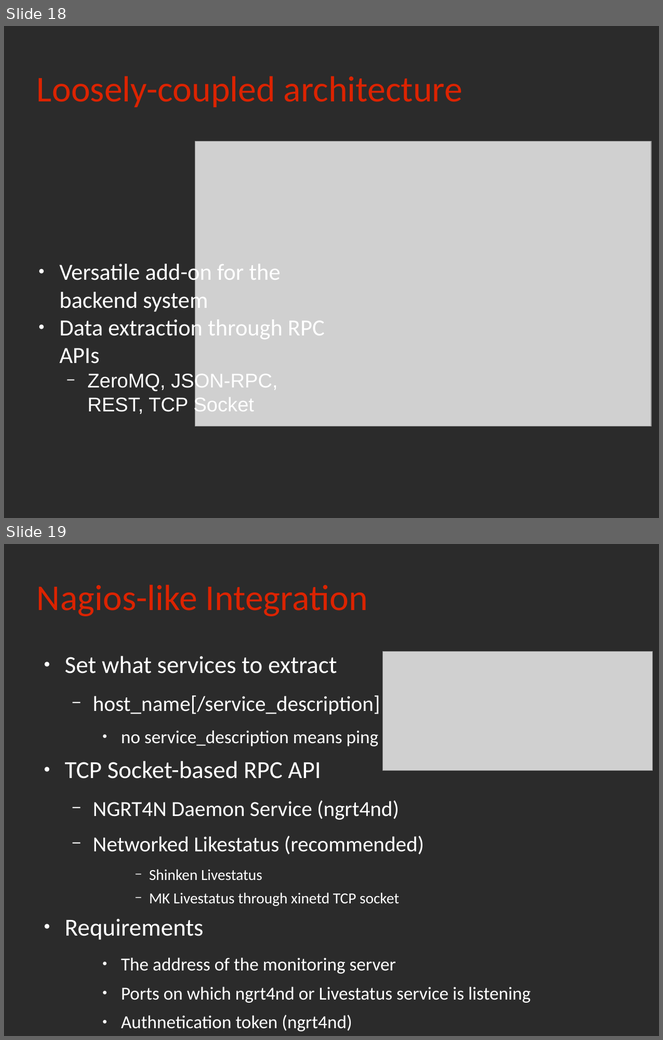
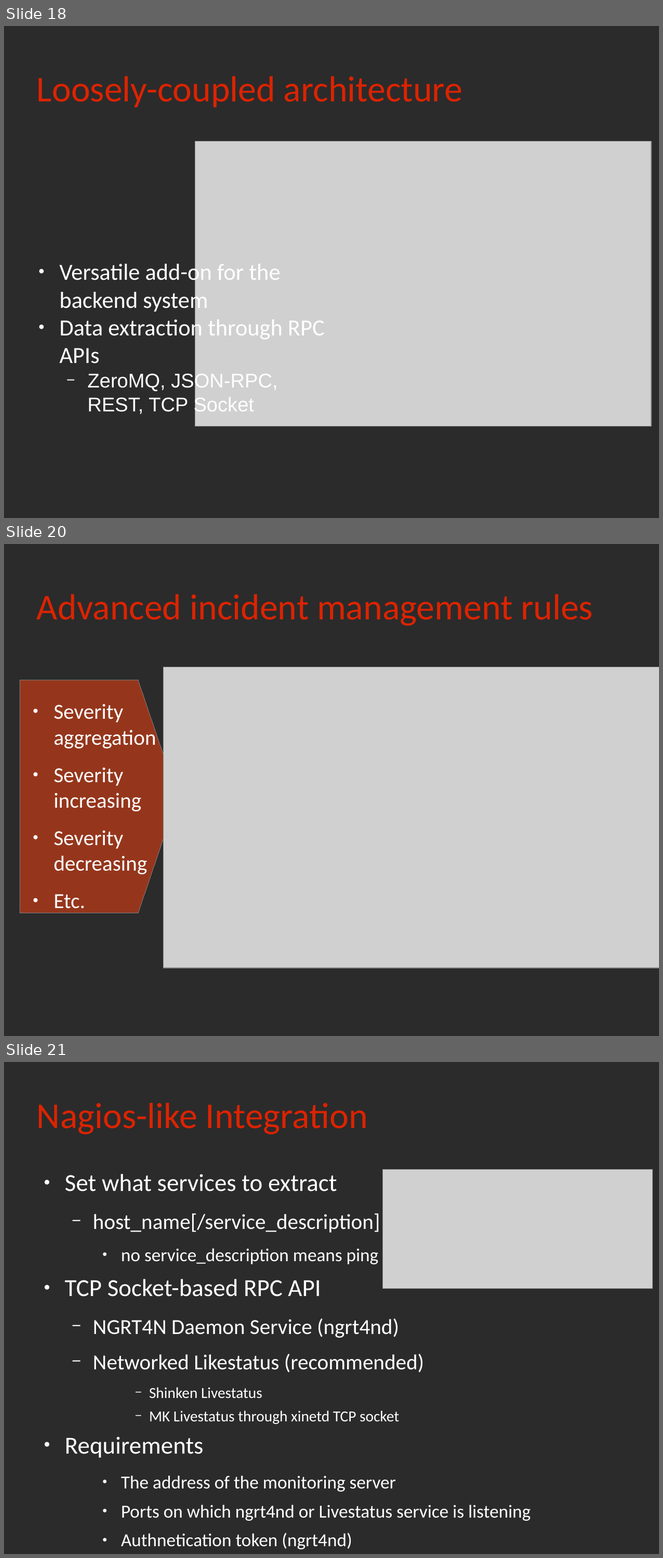
Before and after one commit to rchakode/realopinsight, a slide deck: doc/talks/rmll-2013.odp. Shown one above the other, each under a label of ours: slides 18 and 19 before the commit, slides 18, 20 and 21 after it; the slides between them are not shown. The pictures are 663x1040 and 663x1558 pixels, drawn with LibreOffice and Linux fonts; fonts in the diff are those of the drawing; grey boxes stand for pictures; background and template pictures are left out; a plain dark background stands for a picture behind light text. Boxes give left, top, right and bottom in pixels: in the first picture for what was removed or moved away, otherwise in the second. Text is boxed around its words. In the diff, an @@ line names an element or a change of style, - is before the commit and + after.

```diff
--- a/doc/talks/rmll-2013.odp
+++ b/doc/talks/rmll-2013.odp
@@ slide 20 added at bbox=[4, 544, 659, 1036], background picture (left out) @@
@@ title added at bbox=[37, 594, 593, 626], 44 pt, text #DC2300 @@
+Advanced incident management rules
@@ picture added at bbox=[163, 667, 659, 968] @@
@@ freeform shape added at bbox=[20, 680, 178, 913], fill #FF420E at 50% opacity, outline #808080 0 pt @@
@@ text added at bbox=[54, 704, 156, 913], 25.9 pt, text #FFFFFF @@
+● Severity aggregation
+● Severity increasing
+● Severity decreasing
+● Etc.
@@ what was slide 19 is now slide 21 @@
```
Also in this commit, not shown: 1 other slide added.
